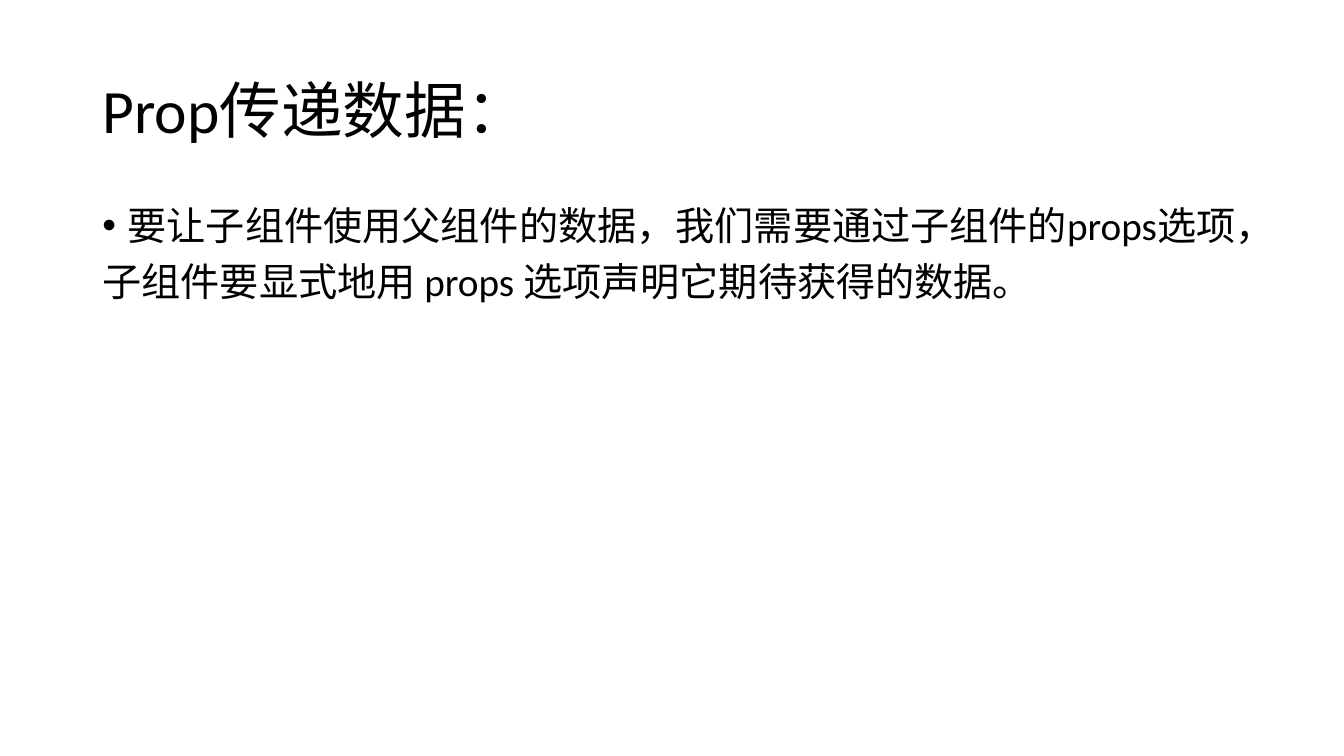
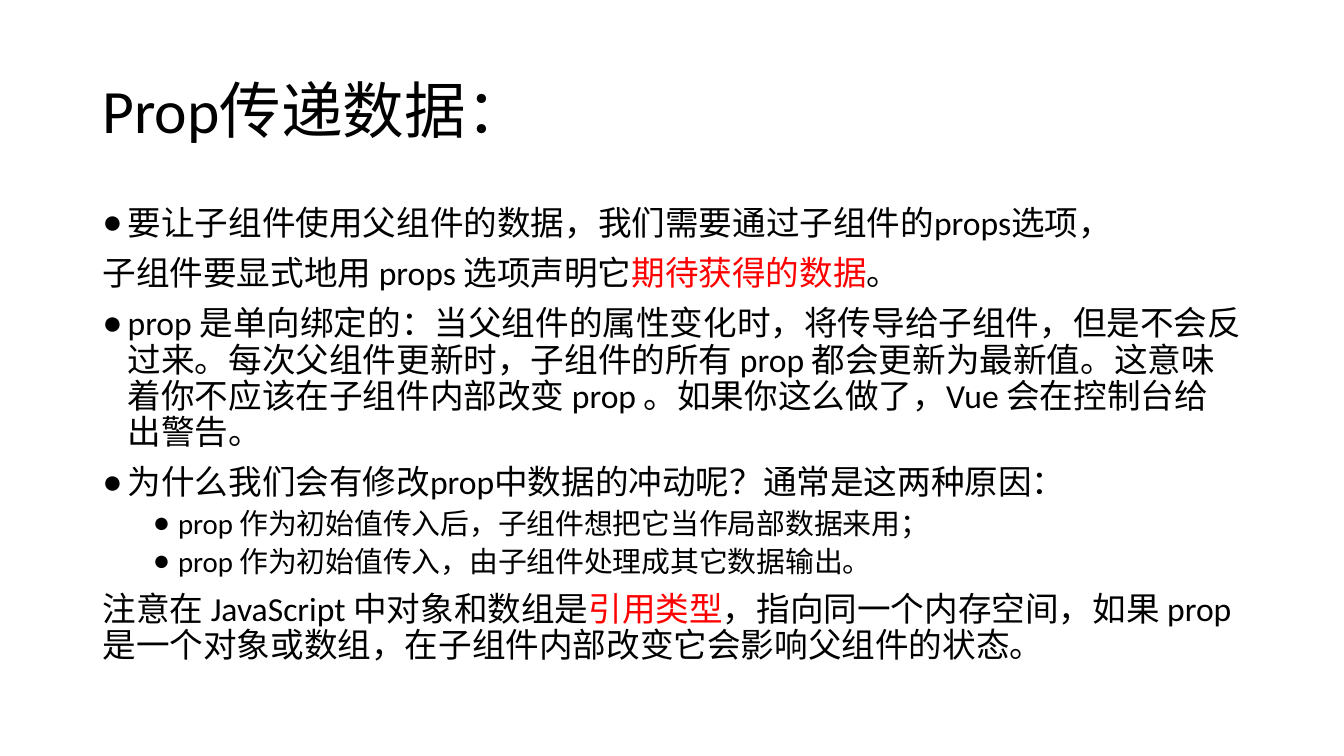
Before and after one commit to YSMJ1994/study, a slide deck: slide 24 of study_Vue/学习Vue.pptx. Drawn at 1344x756 pixels with LibreOffice and Linux fonts; fonts in the diff are those of the drawing. Boxes give left, top, right and bottom in pixels: in the first picture for what was removed or moved away, otherwise in the second. Text is boxed around its words. In the diff, an @@ line names an element or a change of style, - is before the commit and + after.

```diff
--- a/study_Vue/学习Vue.pptx
+++ b/study_Vue/学习Vue.pptx
@@ text at box(102, 206, 1112, 291): size 28 to 24 pt in "要让子组件使用父组件的数据，我们需要通过子组件的props选项，", "子组件要显式地用 props 选项声明它期待获得的数据。"; text colour #000000 to #FF0000 in "选项声明它期待获得的数据。"; bullet • to ● @@
@@ text at box(102, 306, 1241, 661): paragraphs added @@
+● prop 是单向绑定的：当父组件的属性变化时，将传导给子组件，但是不会反过来。每次父组件更新时，子组件的所有 prop 都会更新为最新值。这意味着你不应该在子组件内部改变 prop 。如果你这么做了，Vue 会在控制台给出警告。
+● 为什么我们会有修改prop中数据的冲动呢？通常是这两种原因：
+  ● prop 作为初始值传入后，子组件想把它当作局部数据来用；
+  ● prop 作为初始值传入，由子组件处理成其它数据输出。
+注意在 JavaScript 中对象和数组是引用类型，指向同一个内存空间，如果 prop 是一个对象或数组，在子组件内部改变它会影响父组件的状态。
```
Also in this commit, not shown: 2 other slides changed, 8 slides added, 12 other files.
